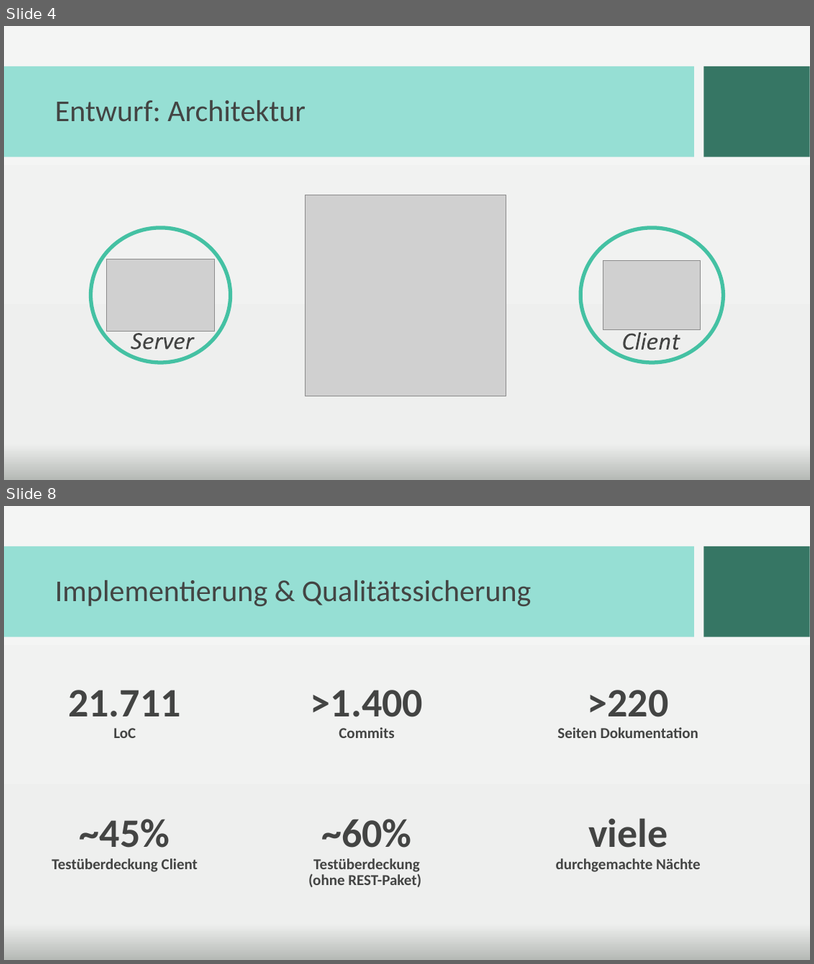
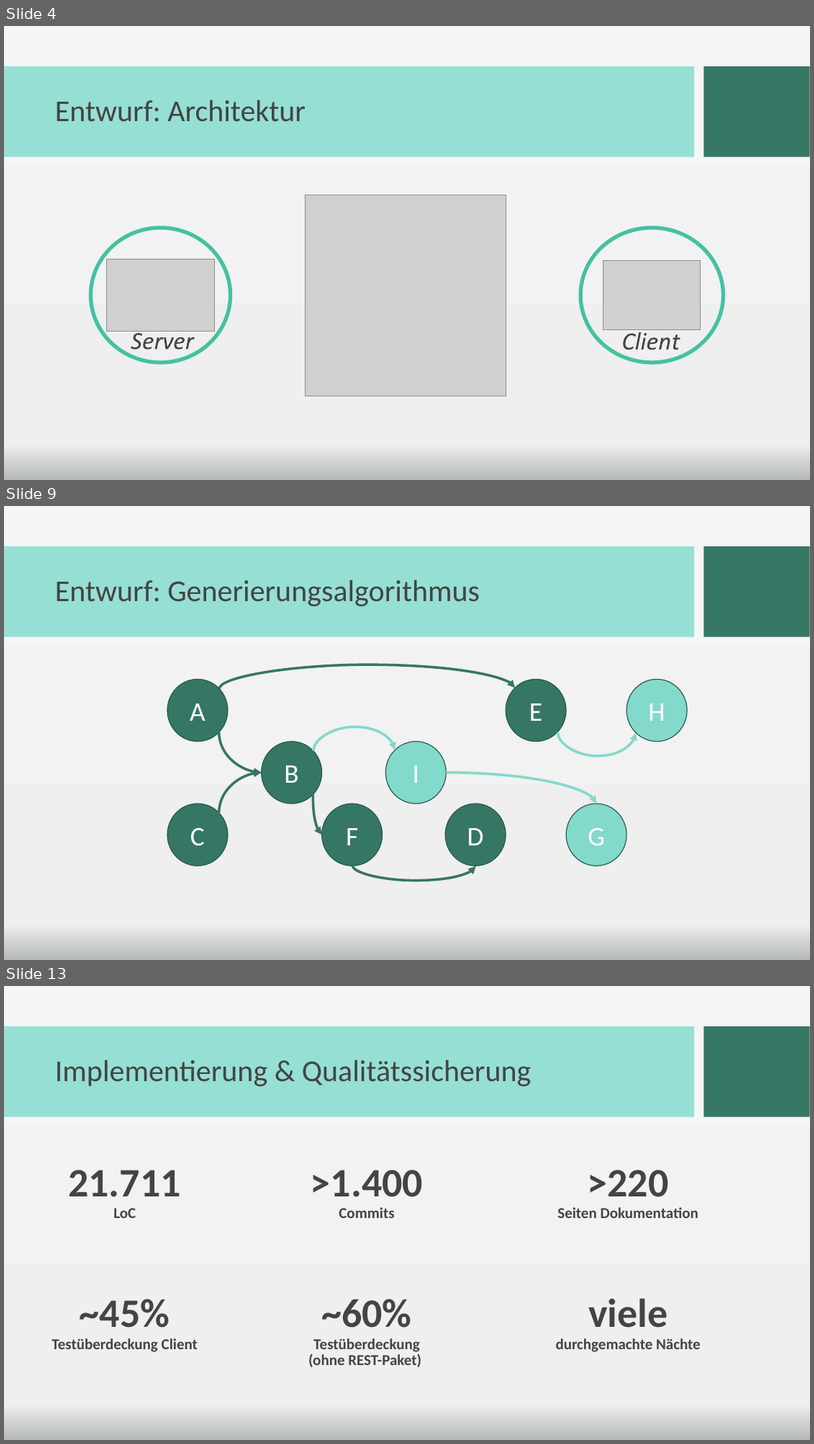
Before and after one commit to PSE-WS1617-IPD-Workflow/PSE_WS1617_IPD_Boehm_Studienplan, a slide deck: Abschlusspräsentation/Praesentation_newdesign.pptx. Shown one above the other, each under a label of ours: slides 4 and 8 before the commit, slides 4, 9 and 13 after it; the slides between them are not shown. The pictures are 814x964 and 814x1444 pixels, drawn with LibreOffice and Linux fonts; fonts in the diff are those of the drawing; grey boxes stand for pictures; background and template pictures are left out. Boxes give left, top, right and bottom in pixels: in the first picture for what was removed or moved away, otherwise in the second. Text is boxed around its words. In the diff, an @@ line names an element or a change of style, - is before the commit and + after.

```diff
--- a/Abschlusspräsentation/Praesentation_newdesign.pptx
+++ b/Abschlusspräsentation/Praesentation_newdesign.pptx
@@ slide 9 added at <box>4,506,810,960</box>, background picture (left out); not listed: 2 template elements that a slide beside it also shows @@
@@ title added at <box>55,580,480,606</box>, 36 pt, text #434443 @@
+Entwurf: Generierungsalgorithmus
@@ curved arrow added from (219, 689) to (515, 687), #367664 3 pt @@
@@ ellipse added at <box>167,679,228,741</box>, fill #367664, outline #28574A 1 pt, 32 pt, text #FFFFFF @@
+A
@@ ellipse added at <box>506,679,566,741</box>, fill #367664, outline #28574A 1 pt, 32 pt, text #FFFFFF @@
+E
@@ ellipse added at <box>627,679,687,741</box>, fill #83D9CC, outline #28574A 1 pt, 32 pt, text #FFFFFF @@
+H
@@ curved arrow added from (219, 732) to (262, 772), #367664 3 pt @@
@@ ellipse added at <box>262,741,322,803</box>, fill #367664, outline #28574A 1 pt, 32 pt, text #FFFFFF @@
+B
@@ curved arrow added from (314, 751) to (396, 750), #83D9CC 3 pt @@
@@ ellipse added at <box>386,741,446,803</box>, fill #83D9CC, outline #28574A 1 pt, 32 pt, text #FFFFFF @@
+I
@@ curved arrow added from (558, 731) to (636, 733), #83D9CC 3 pt @@
@@ curved arrow added from (219, 813) to (262, 772), #367664 3 pt @@
@@ curved arrow added from (446, 772) to (597, 803), #83D9CC 3 pt @@
@@ ellipse added at <box>167,803,228,866</box>, fill #367664, outline #28574A 1 pt, 32 pt, text #FFFFFF @@
+C
@@ curved arrow added from (313, 795) to (322, 834), #367664 3 pt @@
@@ ellipse added at <box>322,803,383,866</box>, fill #367664, outline #28574A 1 pt, 32 pt, text #FFFFFF @@
+F
@@ ellipse added at <box>445,803,506,866</box>, fill #367664, outline #28574A 1 pt, 32 pt, text #FFFFFF @@
+D
@@ ellipse added at <box>566,803,627,866</box>, fill #83D9CC, outline #28574A 1 pt, 32 pt, text #FFFFFF @@
+G
@@ curved arrow added from (352, 865) to (476, 866), #367664 3 pt @@
@@ what was slide 8 is now slide 13 @@
```
Also in this commit, not shown: 3 slides changed, 6 other slides added, 2 slides removed.
